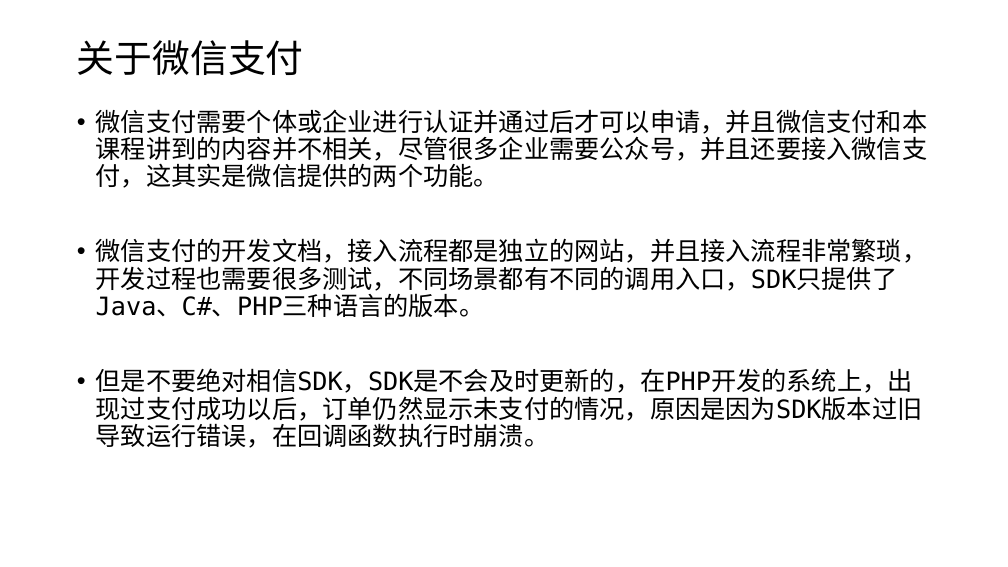
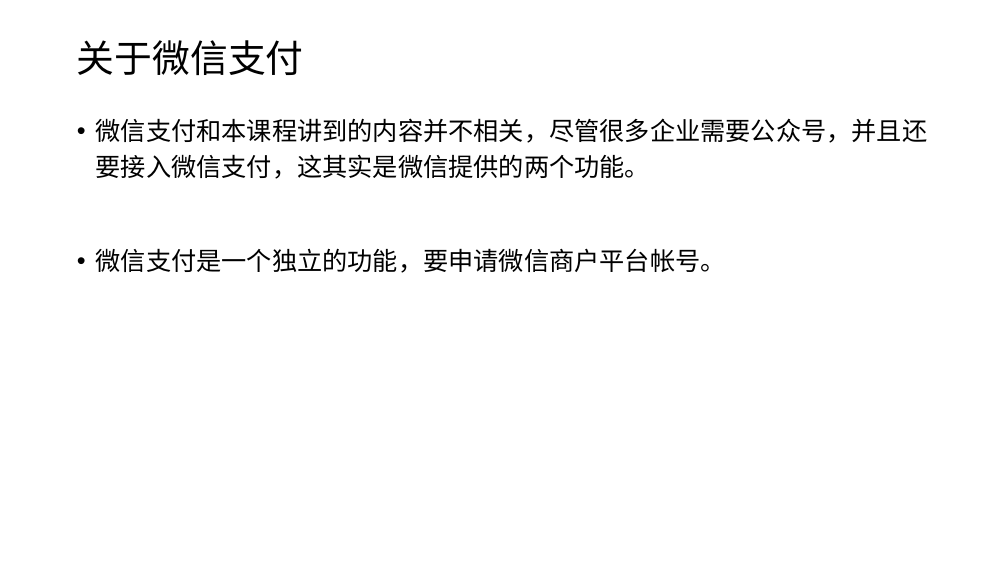
Before and after one commit to edu2act/course-wechat-and-miniprogram, a slide deck: slide 10 of 公众号开发常见问题.pptx (slide 7 before the commit). Drawn at 1008x567 pixels with LibreOffice and Linux fonts; fonts in the diff are those of the drawing. Boxes give left, top, right and bottom in pixels: in the first picture for what was removed or moved away, otherwise in the second. Text is boxed around its words. In the diff, an @@ line names an element or a change of style, - is before the commit and + after.

```diff
--- a/公众号开发常见问题.pptx
+++ b/公众号开发常见问题.pptx
@@ text at (x1=96, y1=118, x2=928, y2=273): text changed @@
-• 微信支付需要个体或企业进行认证并通过后才可以申请，并且微信支付和本课程讲到的内容并不相关，尽管很多企业需要公众号，并且还要接入微信支付，这其实是微信提供的两个功能。
-• 微信支付的开发文档，接入流程都是独立的网站，并且接入流程非常繁琐，开发过程也需要很多测试，不同场景都有不同的调用入口，SDK只提供了Java、C#、PHP三种语言的版本。
-• 但是不要绝对相信SDK，SDK是不会及时更新的，在PHP开发的系统上，出现过支付成功以后，订单仍然显示未支付的情况，原因是因为SDK版本过旧导致运行错误，在回调函数执行时崩溃。
+• 微信支付和本课程讲到的内容并不相关，尽管很多企业需要公众号，并且还要接入微信支付，这其实是微信提供的两个功能。
+• 微信支付是一个独立的功能，要申请微信商户平台帐号。
```
Also in this commit, not shown: 5 other slides changed, 4 slides added, 6 other files.
